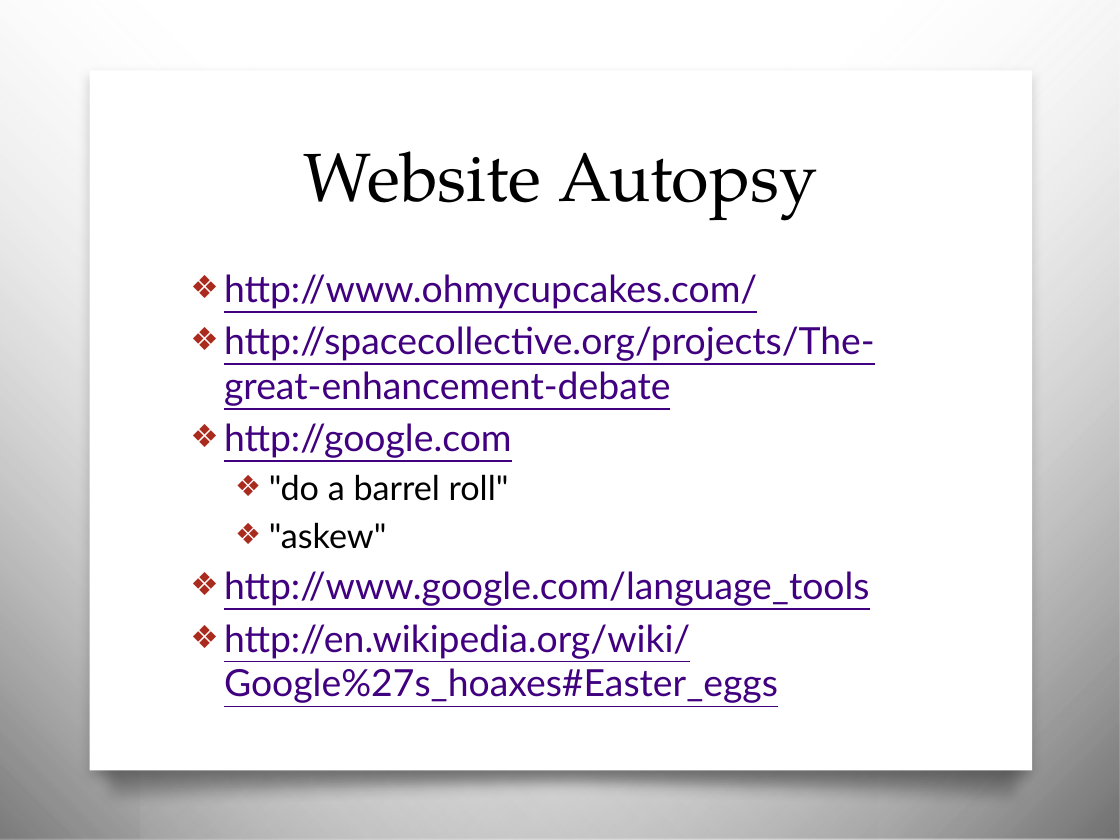
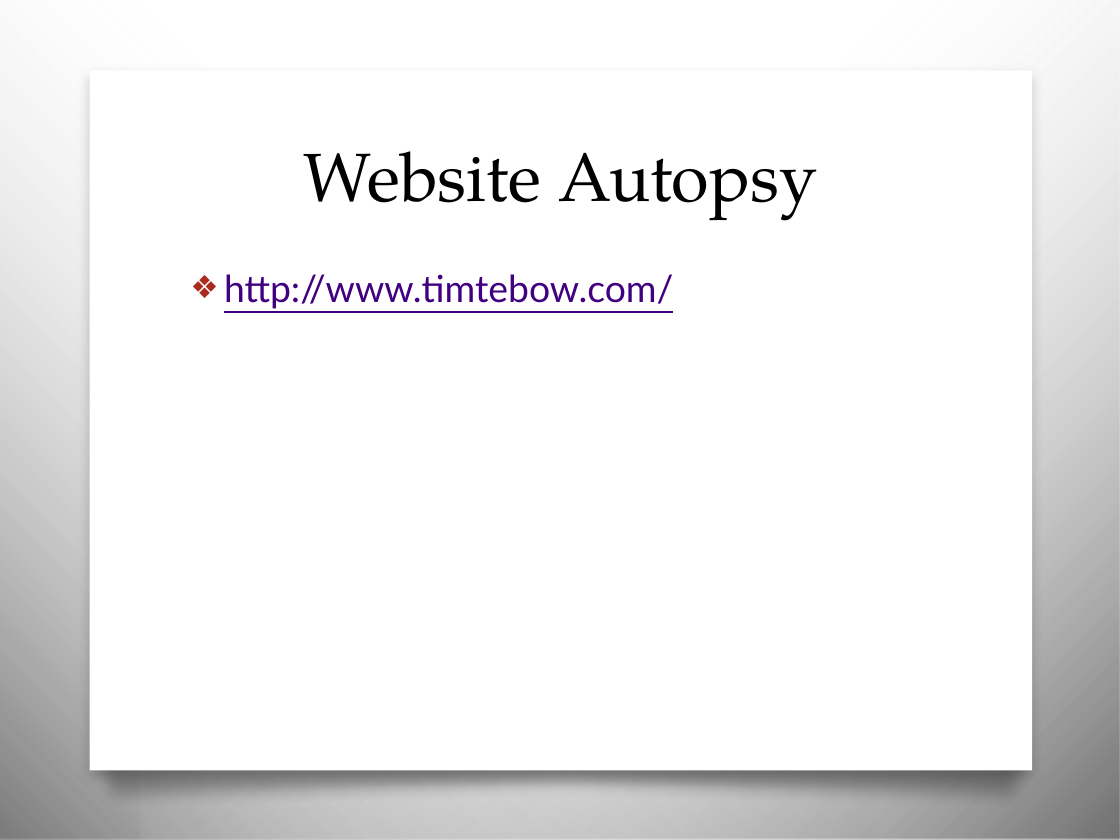
Before and after one commit to awayken/USF-ART329, a slide deck: slide 5 of slides/classnine/slides.pptx. Drawn at 1120x840 pixels with LibreOffice and Linux fonts; fonts in the diff are those of the drawing; background and template pictures are left out. Boxes give left, top, right and bottom in pixels: in the first picture for what was removed or moved away, otherwise in the second. Text is boxed around its words. In the diff, an @@ line names an element or a change of style, - is before the commit and + after.

```diff
--- a/slides/classnine/slides.pptx
+++ b/slides/classnine/slides.pptx
@@ text at bbox=[224, 274, 674, 309]: text changed @@
-❖ http://www.ohmycupcakes.com/
-❖ http://spacecollective.org/projects/The-great-enhancement-debate
-❖ http://google.com
-  ❖ "do a barrel roll"
-  ❖ "askew"
-❖ http://www.google.com/language_tools
-❖ http://en.wikipedia.org/wiki/Google%27s_hoaxes#Easter_eggs
+❖ http://www.timtebow.com/
```
Also in this commit, not shown: 2 other slides changed, 1 slide added, 11 slides removed.
